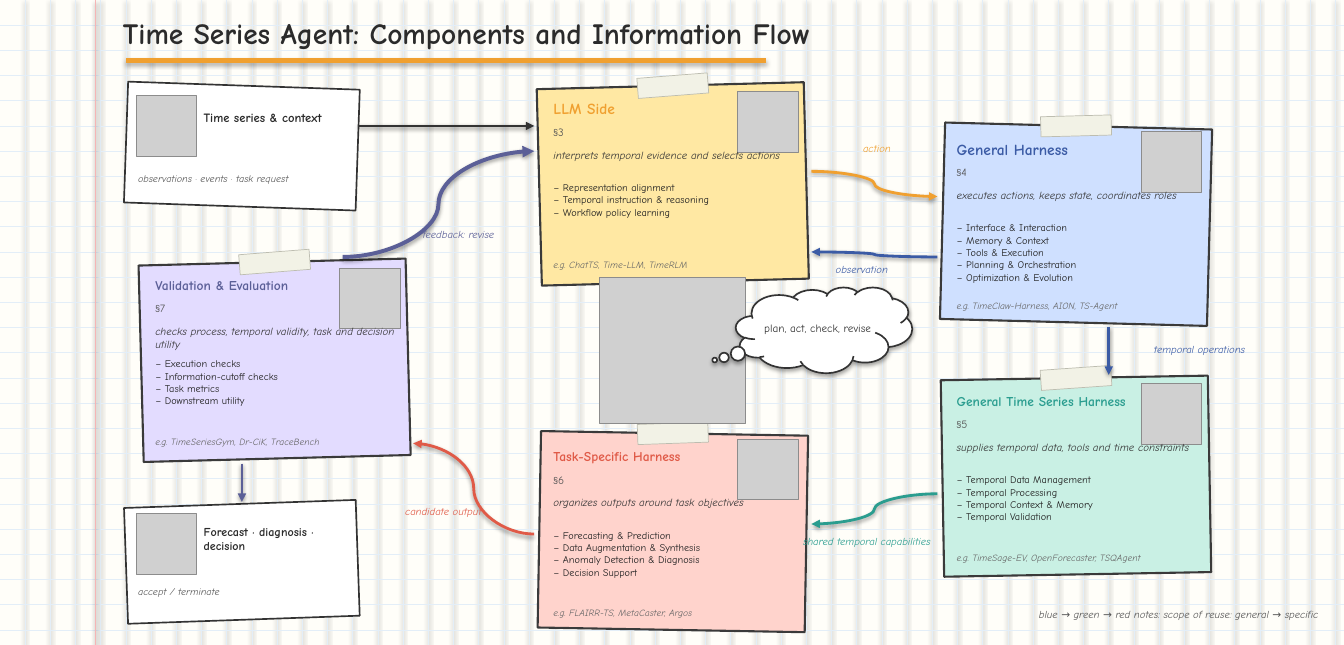
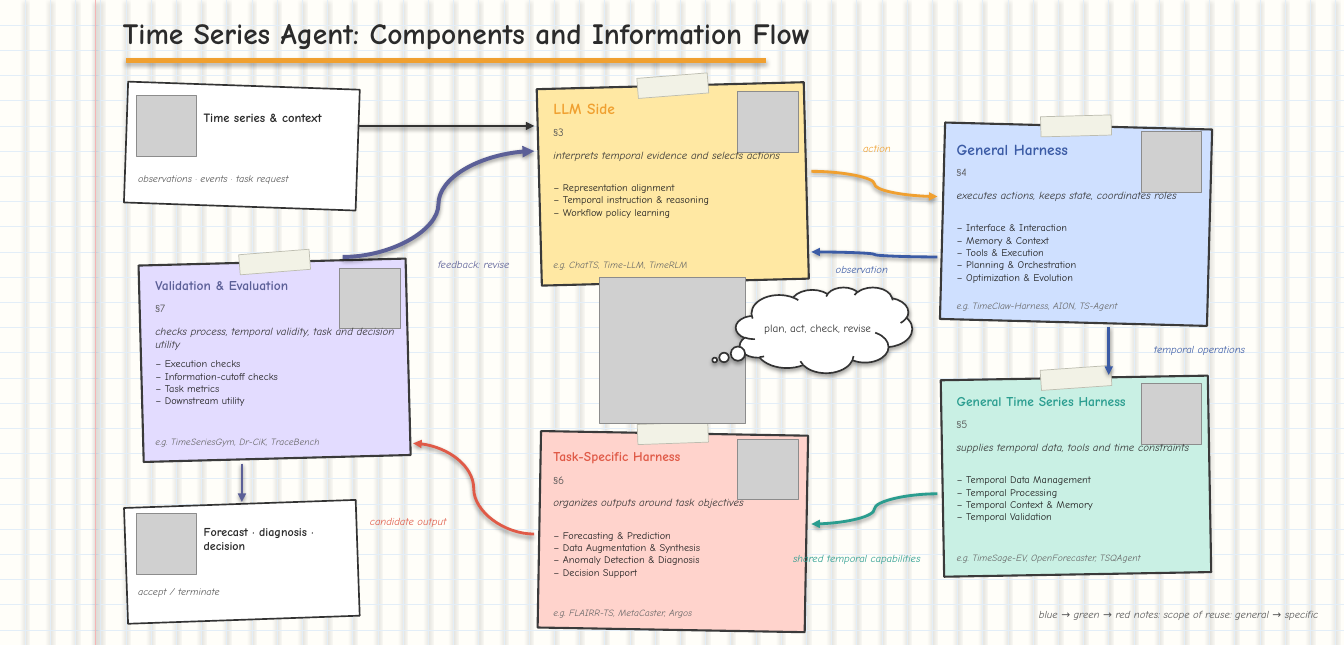
Before and after one commit to Minions-Land/Time-Series-Agents-Survey, a slide deck: slide 1 of artifacts/overview_flow_20261106/V4_Sketch_Notebook.pptx. Drawn at 1344x645 pixels with LibreOffice and Linux fonts; fonts in the diff are those of the drawing; grey boxes stand for pictures. Boxes give left, top, right and bottom in pixels: in the first picture for what was removed or moved away, otherwise in the second. Text is boxed around its words. In the diff, an @@ line names an element or a change of style, - is before the commit and + after.

```diff
--- a/artifacts/overview_flow_20261106/V4_Sketch_Notebook.pptx
+++ b/artifacts/overview_flow_20261106/V4_Sketch_Notebook.pptx
@@ text "feedback: revise" moved from (x1=423, y1=228, x2=495, y2=238) to (x1=438, y1=261, x2=510, y2=268) @@
@@ text "candidate output" moved from (x1=405, y1=506, x2=482, y2=517) to (x1=370, y1=518, x2=446, y2=527) @@
@@ text "shared temporal capabilities" moved from (x1=803, y1=536, x2=931, y2=549) to (x1=793, y1=553, x2=921, y2=566) @@
```
Also in this commit, not shown: 11 other files.
